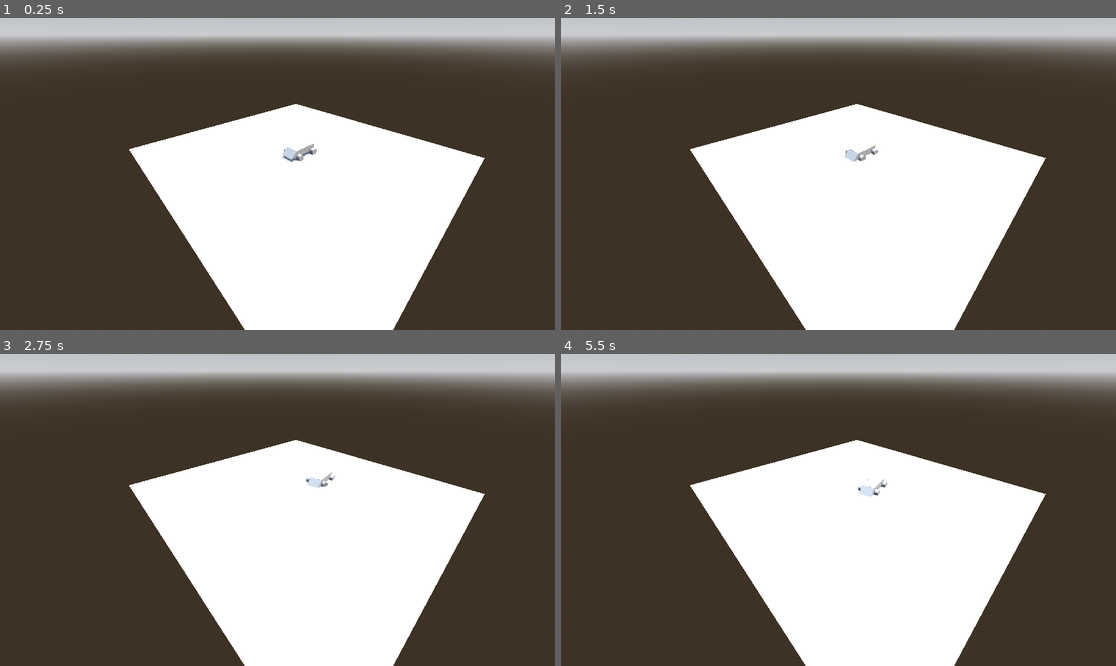
Above: before the commit, frames 1-4 (two rows, left to right).
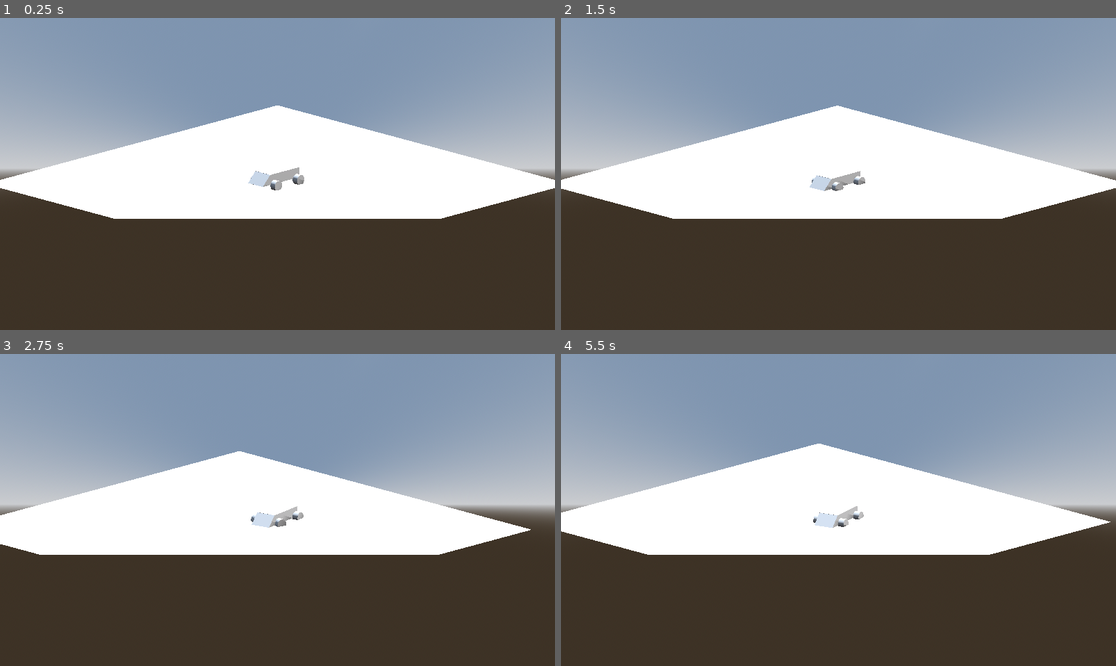
Above: after the commit, the same moments.

Repository: timo-eberl/bugdriver3d
Game: Godot game, scene res://Scenes/main.tscn
Same seed, same stepped clock (60 frames per second), same inputs: the game is played once before the commit and once after it.
Inputs:
- Up to frame 1 (0.25 s): no input
- Up to frame 2 (1.5 s): hold D (turn_right) 0.53-1.28 s; tap Enter at 1.25 s; hold S (reverse) from 1.28 s (still down)
- Up to frame 3 (2.75 s): release S (reverse) at 2.03 s; hold D (turn_right) from 2.03 s (still down)
- Up to frame 4 (5.5 s): release D (turn_right) at 2.78 s; hold W (accelerate) 2.78-3.53 s; hold A (turn_left) 3.53-5.03 s; tap Space at 5 s; hold S (reverse) from 5.03 s (still down)

The runs differ from the first frame. In frame 1, 60% of the frame differs, in the area x 0-100%, y 0-100%; in frame 2, 60%; in frame 3, 63%; in frame 4, 61%.

Commit message:
orthogonal camera

Diff:
--- a/Scenes/bus.tscn
+++ b/Scenes/bus.tscn
@@ -1,6 +1,7 @@
-[gd_scene load_steps=6 format=3 uid="uid://bapece8lr86n5"]
+[gd_scene load_steps=7 format=3 uid="uid://bapece8lr86n5"]
 
 [ext_resource type="Script" uid="uid://djxliulluwa8u" path="res://Scripts/bus.gd" id="1_43mbl"]
+[ext_resource type="Script" uid="uid://dfhe4w70omrjt" path="res://Scripts/camera.gd" id="2_he2g8"]
 
 [sub_resource type="BoxMesh" id="BoxMesh_6hovg"]
 size = Vector3(1, 0.5, 2)
@@ -72,3 +73,17 @@
 transform = Transform3D(-4.371139e-08, 0, 1, 0, 1, 0, -1, 0, -4.371139e-08, 0, -0.003073275, 1.2551022)
 mesh = SubResource("PrismMesh_ff36x")
 skeleton = NodePath("../..")
+
+[node name="CameraBase" type="Node3D" parent="Body"]
+transform = Transform3D(1, 0, 0, 0, 1, 0, 0, 0, 1, 0, 1.0788761, 0)
+top_level = true
+script = ExtResource("2_he2g8")
+
+[node name="CameraOffset" type="Node3D" parent="Body/CameraBase"]
+transform = Transform3D(1, 0, 0, 0, 1, 0, 0, 0, 1, 4, 1, 4)
+
+[node name="Camera3D" type="Camera3D" parent="Body/CameraBase/CameraOffset"]
+transform = Transform3D(0.7071068, -0.19015504, 0.68105876, 0, 0.9631626, 0.26891986, -0.7071068, -0.19015504, 0.68105876, 0, 0, 0)
+projection = 1
+size = 15.08
+near = 0.001
--- a/Scenes/main.tscn
+++ b/Scenes/main.tscn
@@ -37,8 +37,5 @@
 [node name="CollisionShape3D" type="CollisionShape3D" parent="MeshInstance3D/StaticBody3D"]
 shape = SubResource("BoxShape3D_jjgbg")
 
-[node name="Camera3D" type="Camera3D" parent="."]
-transform = Transform3D(0.66990846, -0.41945618, 0.6126004, 0, 0.82511353, 0.564967, -0.74244374, -0.37847617, 0.5527505, 9.41165, 7.816719, 10.934915)
-
 [node name="BusBase" parent="." instance=ExtResource("1_jjgbg")]
 transform = Transform3D(1, 0, 0, 0, 1, 0, 0, 0, 1, 0, 0.21488404, 0)
--- /dev/null
+++ b/Scripts/camera.gd
@@ -0,0 +1,5 @@
+extends Node3D
+
+func _physics_process(delta: float) -> void:
+	position.x = get_parent().global_transform.origin.x
+	position.z = get_parent().global_transform.origin.z
Not shown, added: Scripts/camera.gd.uid
